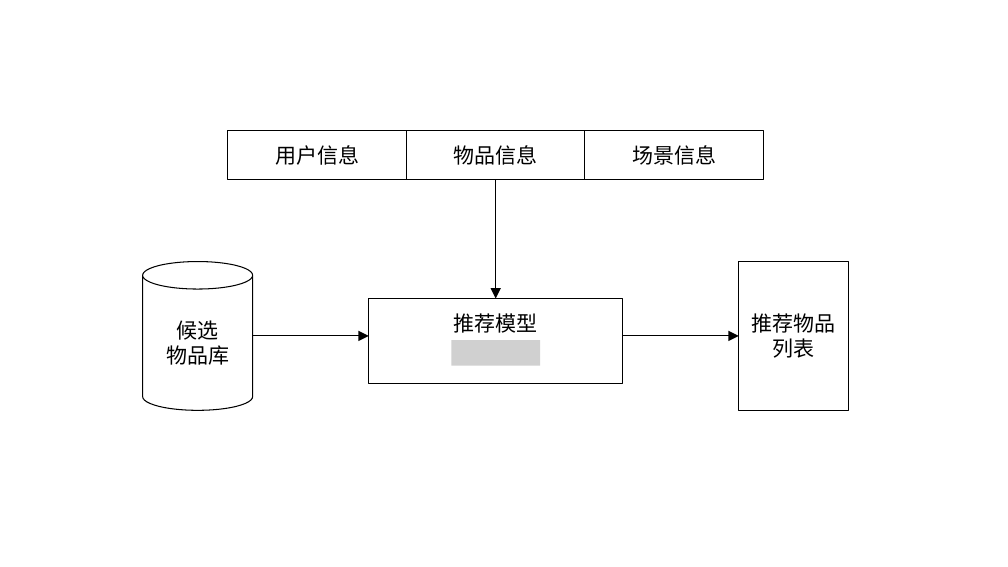
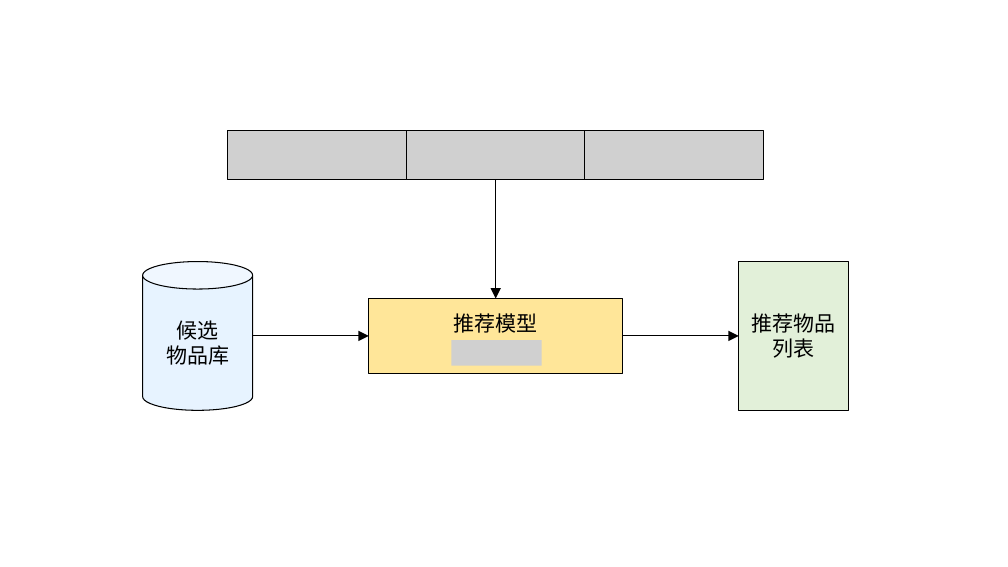
Before and after one commit to tecshuttle/interview, a slide deck: slide 1 of 4 算法/《深度学习推荐系统》.pptx. Drawn at 1008x567 pixels with LibreOffice and Linux fonts; fonts in the diff are those of the drawing; grey boxes stand for pictures. Boxes give left, top, right and bottom in pixels: in the first picture for what was removed or moved away, otherwise in the second. Text is boxed around its words. In the diff, an @@ line names an element or a change of style, - is before the commit and + after.

```diff
--- a/4 算法/《深度学习推荐系统》.pptx
+++ b/4 算法/《深度学习推荐系统》.pptx
@@ rectangle removed at bbox=[228, 130, 406, 179] @@
-用户信息
@@ picture added at bbox=[228, 130, 406, 179] @@
@@ rectangle removed at bbox=[407, 130, 585, 179] @@
-物品信息
@@ picture added at bbox=[407, 130, 585, 179] @@
@@ rectangle removed at bbox=[585, 130, 764, 179] @@
-场景信息
@@ picture added at bbox=[585, 130, 764, 179] @@
@@ cylinder "候选" at bbox=[143, 262, 253, 411]: fill none to #E7F3FF @@
@@ rectangle "推荐物品" at bbox=[739, 262, 849, 411]: fill none to #E2F0D9 @@
@@ rectangle "推荐模型": place and size @@
-rectangle "推荐模型" at bbox=[369, 299, 623, 384]
+rectangle "推荐模型" at bbox=[369, 299, 623, 374]
@@ rectangle "推荐模型" at bbox=[369, 299, 623, 374]: fill none to #FFE699 @@
```
Also in this commit, not shown: 1 other slide changed, 1 slide added, 1 slide removed, 10 other files.
